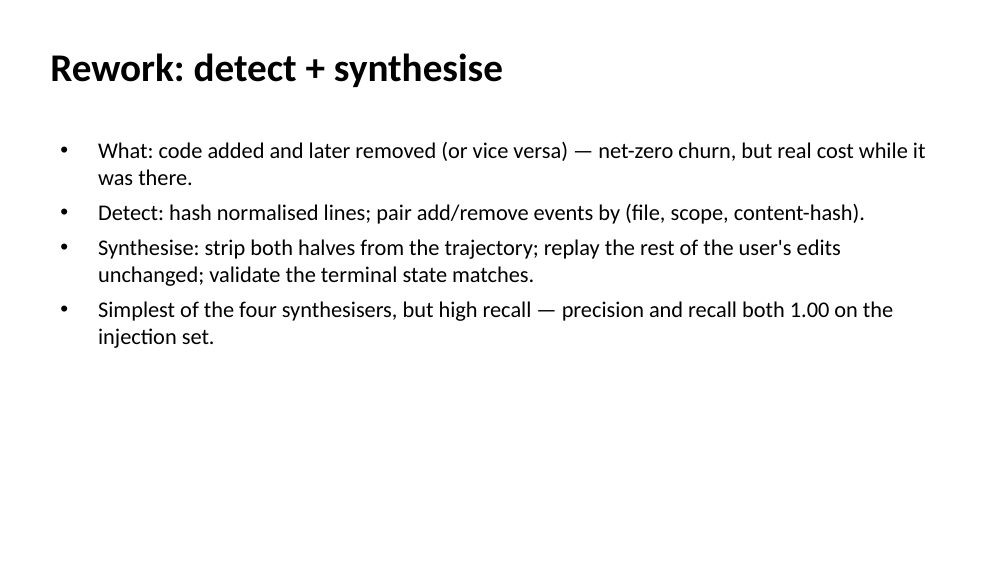
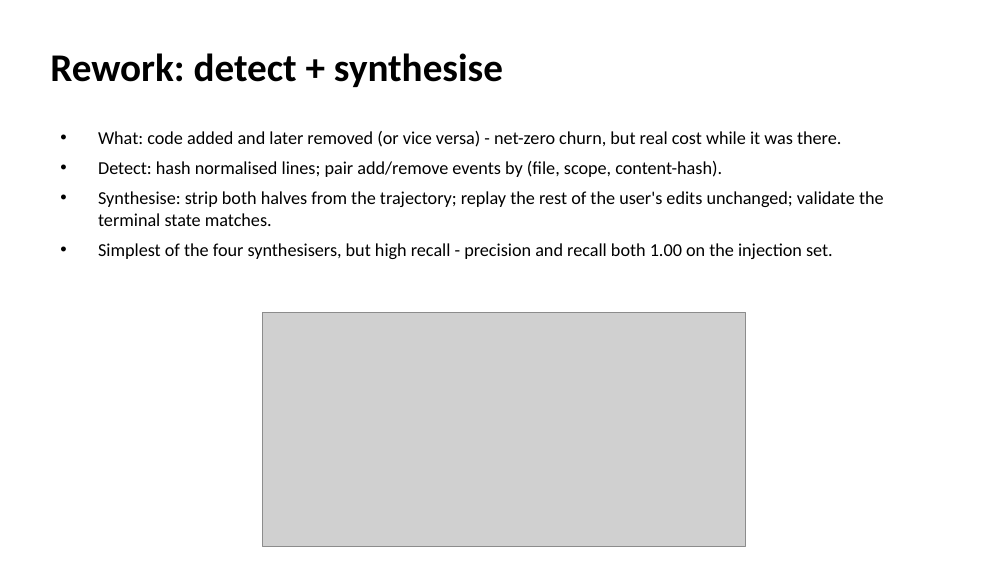
Before and after one commit to EthanHosier/fyp, a slide deck: slide 13 of presentation/slides.pptx (slide 11 before the commit). Drawn at 1008x567 pixels with LibreOffice and Linux fonts; fonts in the diff are those of the drawing; grey boxes stand for pictures. Boxes give left, top, right and bottom in pixels: in the first picture for what was removed or moved away, otherwise in the second. Text is boxed around its words. In the diff, an @@ line names an element or a change of style, - is before the commit and + after.

```diff
--- a/presentation/slides.pptx
+++ b/presentation/slides.pptx
@@ text "What: code added and later ...": place and size @@
-text "What: code added and later ..." at (98,142,926,348)
+text "What: code added and later ..." at (98,131,884,259)
@@ text at (98,131,841,147): text changed; size 16 to 13 pt @@
-• What: code added and later removed (or vice versa) — net-zero churn, but real cost while it was there.
+• What: code added and later removed (or vice versa) - net-zero churn, but real cost while it was there.
@@ text at (98,161,884,226): size 16 to 13 pt in "Detect: hash normalised lines; pair add/remove events ...", "Synthesise: strip both halves from the trajectory; ..." @@
@@ text at (98,243,833,259): text changed; size 16 to 13 pt @@
-• Simplest of the four synthesisers, but high recall — precision and recall both 1.00 on the injection set.
+• Simplest of the four synthesisers, but high recall - precision and recall both 1.00 on the injection set.
@@ picture added at (262,312,746,546) @@
```
Also in this commit, not shown: 13 other slides changed, 5 slides added, 3 slides removed, 6 other files.
